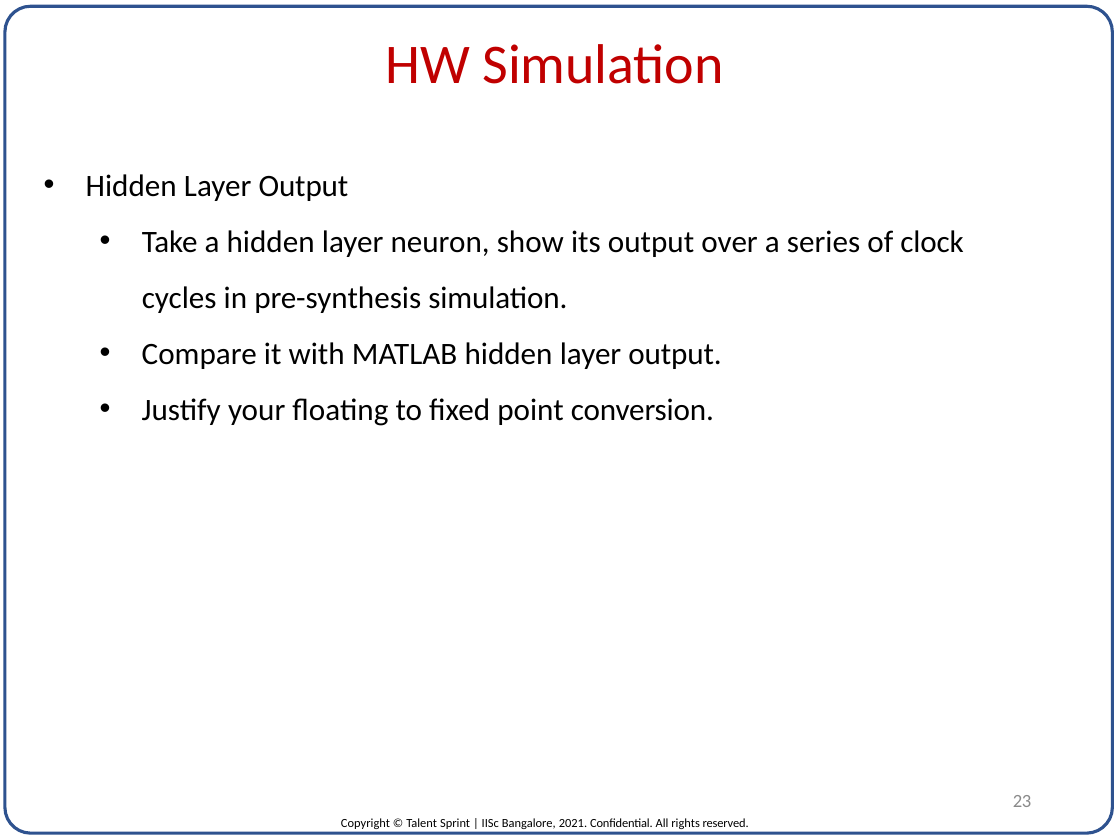
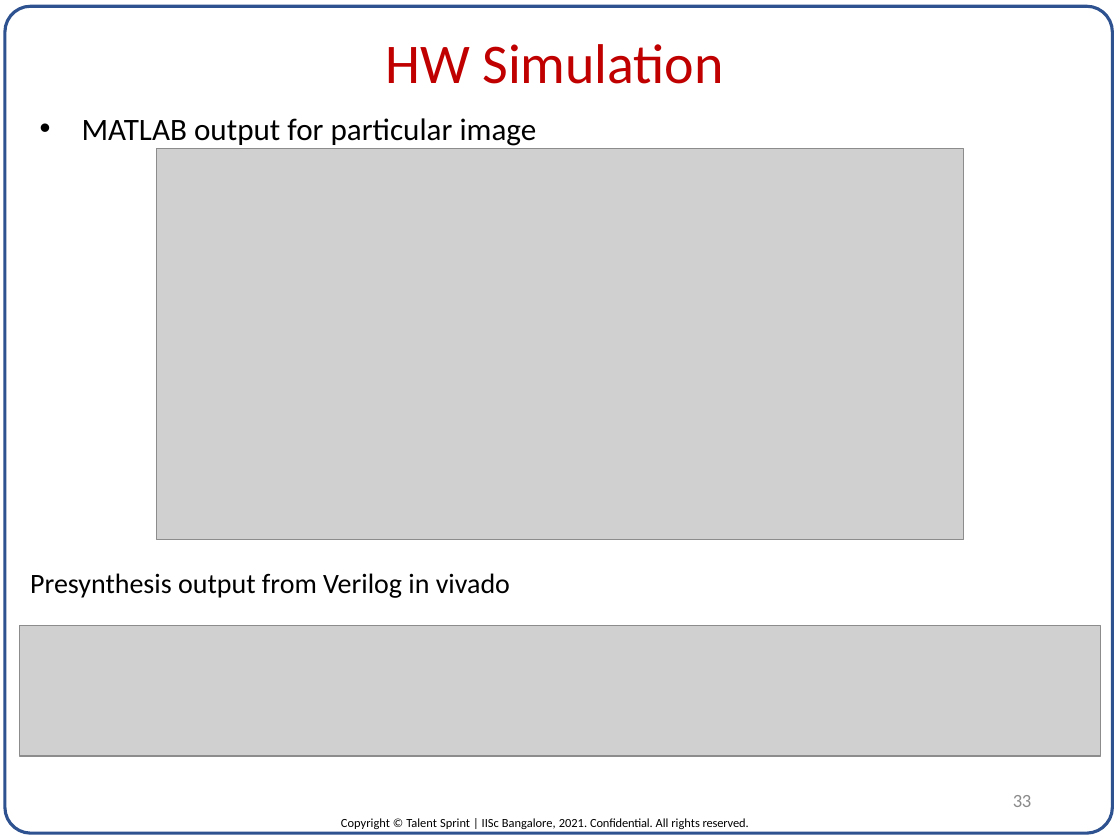
Before and after one commit to ImDanielMarkIsaac/DVLSI_ML_Project, a slide deck: slide 33 of FINAL_FILES/project_template.pptx (slide 23 before the commit). Drawn at 1120x840 pixels with LibreOffice and Linux fonts; fonts in the diff are those of the drawing; grey boxes stand for pictures. Boxes give left, top, right and bottom in pixels: in the first picture for what was removed or moved away, otherwise in the second. Text is boxed around its words. In the diff, an @@ line names an element or a change of style, - is before the commit and + after.

```diff
--- a/FINAL_FILES/project_template.pptx
+++ b/FINAL_FILES/project_template.pptx
@@ text at (82,118,537,146): text changed @@
-• Hidden Layer Output
-  • Take a hidden layer neuron, show its output over a series of clock cycles in pre-synthesis simulation.
-  • Compare it with MATLAB hidden layer output.
-  • Justify your floating to fixed point conversion.
+• MATLAB output for particular image
@@ picture added at (156,149,963,540) @@
@@ text added at (30,573,510,598), 18 pt, text #000000 @@
+Presynthesis output from Verilog in vivado
@@ picture added at (19,626,1101,756) @@
@@ page number at (1013,795,1031,807): text changed @@
-23
+33
```
Also in this commit, not shown: 25 other slides changed, 18 slides added, 1 other file.
